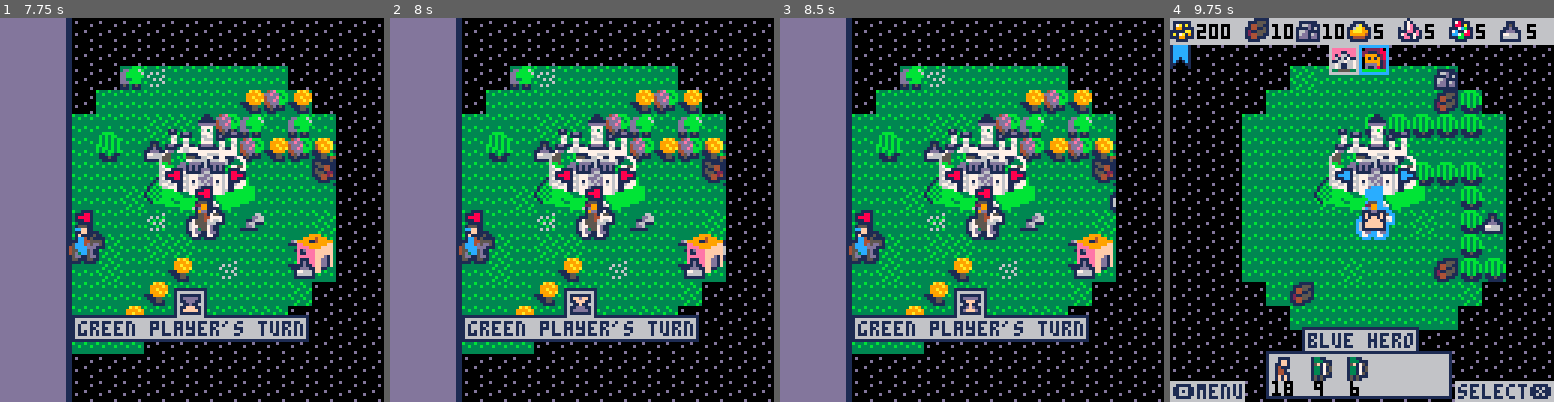
Above: before the commit, frames 1-4 (left to right).
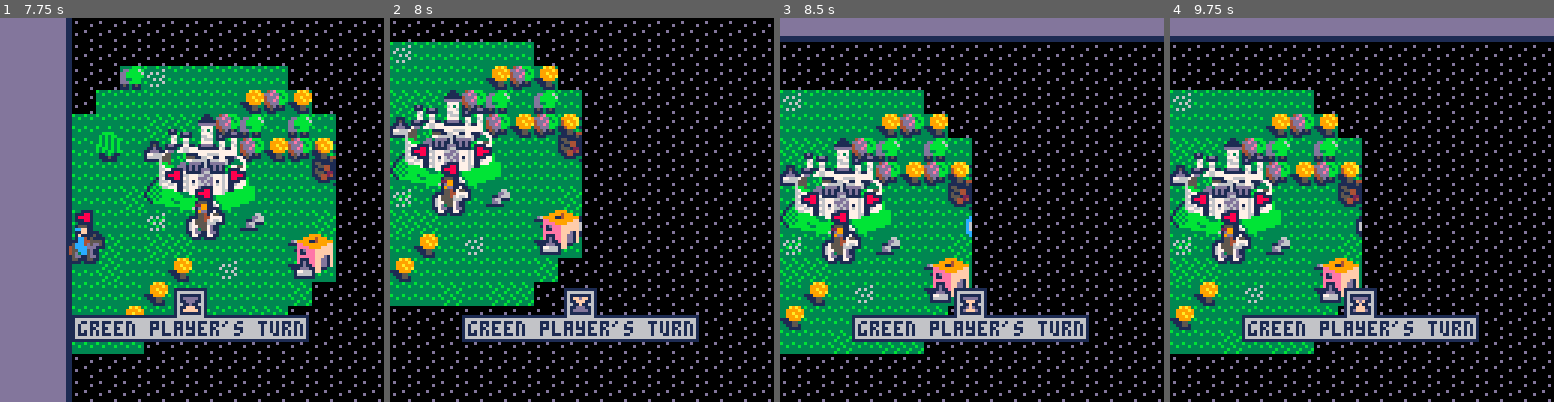
Above: after the commit, the same moments.

Repository: pvan/pico8
Game: PICO-8 cartridge heroes.p8
Two runs of this game, one before a commit and one after it. Both use one fixed random seed, a clock stepped at 60 frames per second and the inputs below.
Inputs:
- Up to frame 1 (7.75 s): tap O (Z key) at 0.33, 0.7, 1.43, 2.22, 3.1, 3.98, 4.87, 5.75, 6.63, 7.52 s; tap X (X key) at 1.07, 2.07, 2.4, 2.73, 3.07, 3.4, 3.73, 4.07, 4.4, 4.73, 5.07, 5.4, 5.73, 6.07, 6.4, 6.73, 7.07, 7.4, 7.73 s; hold Left 1.97-2.37 s; hold Down 2.42-2.82 s; hold Right 2.87-3.53 s; hold Up 3.58-4.08 s; hold Right 4.13-4.53 s; hold Down 4.58-5.08 s; hold Left 5.13-5.8 s; hold Up 5.85-6.18 s; hold Left 6.23-6.63 s; hold Down 6.68-7.08 s; hold Right from 7.13 s (still down)
- Up to frame 2 (8 s): release Right at 7.8 s; hold Up from 7.85 s (still down)
- Up to frame 3 (8.5 s): tap X (X key) at 8.07, 8.4 s; release Up at 8.35 s; tap O (Z key) at 8.4 s; hold Right from 8.4 s (still down)
- Up to frame 4 (9.75 s): tap X (X key) every 0.33 s from 8.73 to 9.73 s; release Right at 8.8 s; hold Down 8.85-9.35 s; tap O (Z key) at 9.28 s; hold Left from 9.4 s (still down)

Frame 1 is identical in both runs. In frame 2, 53% of the frame differs, in the area x 0-88%, y 0-100%; in frame 3, 54%; in frame 4, 67%, in the area x 0-100%, y 0-100%.

Commit message:
heroes: follow enemy heroes barely in fog too
instead of seeing the edge of them peeking out from under fog
and flying by at full speed

Diff:
--- a/heroes.p8
+++ b/heroes.p8
@@ -12,7 +12,6 @@
 ---evaluate when to pickup units and how to distribute them
 
 --todo:
---slow ai move when barely in fog?
 --mob move dist not matching speed when obstacles
 --(related: wide mob that's surrounded but has 1 space open, freeze on move)
 --sort hero sprites in battle along with mobs?
@@ -710,6 +709,15 @@
 
 
 function p_can_see(p)
+
+ --check for adjacent fog too
+ for d in all(cardinal) do
+  if not g(vp.fog,ptadd(p,d))
+  then
+   return true
+  end
+ end
+
  return not g(vp.fog,p)
 end
 
